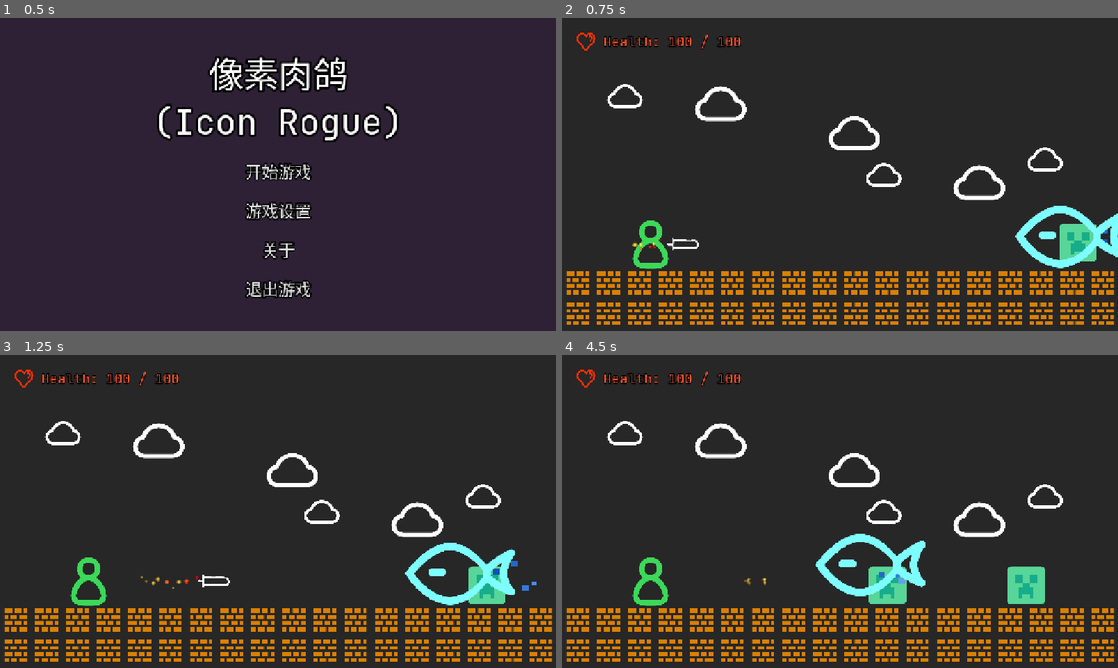
Above: before the commit, frames 1-4 (two rows, left to right).
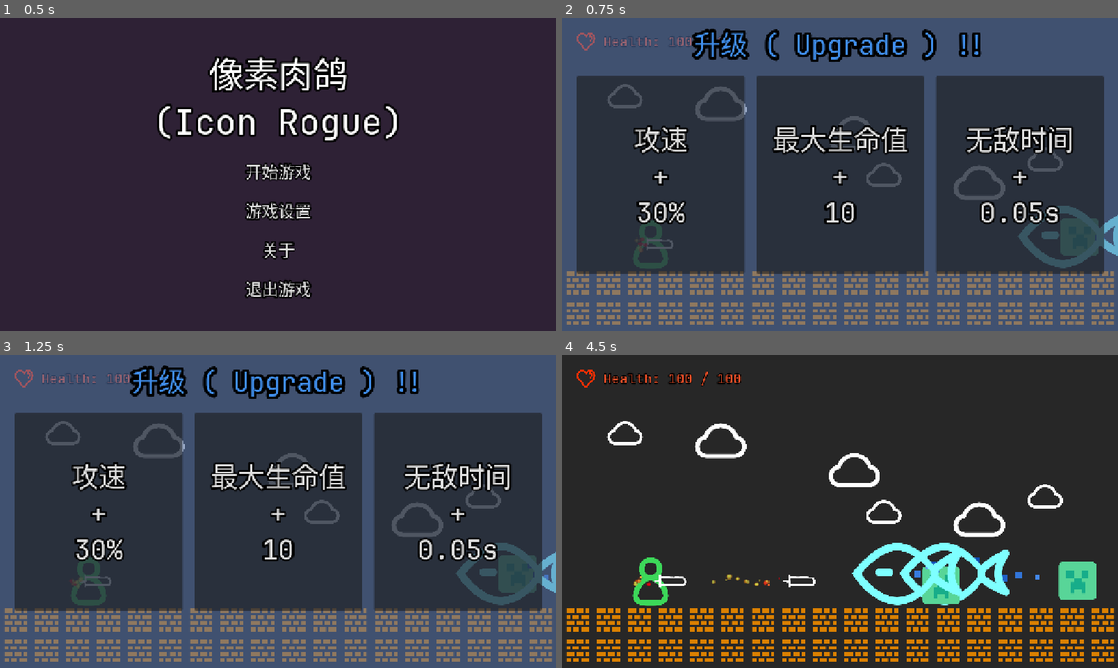
Above: after the commit, the same moments.

Repository: qingzhixing/Icon-Rogue
Game: Godot game, scene res://scene/start_page.tscn
The game is run twice, just before and just after one commit, with the same random seed, the same clock (stepped at 60 frames per second) and the same inputs.
Inputs (mouse positions are in pixels of both pictures, inside the frame that each line leads up to):
- Up to frame 1 (0.5 s): no input
- Up to frame 2 (0.75 s): click "开始游戏" at 0.5 s
- Up to frame 3 (1.25 s): no input
- Up to frame 4 (4.5 s): click (662, 511) at 1.25 s, where only the run after the commit has a clickable "攻速 + 30%"

Frame 1 is identical in both runs. In frame 2, 52% of the frame differs, in the area x 0-100%, y 0-100%; in frame 3, 53%; in frame 4, 5.9%.

Commit message:
🕍 调整升级条件,怪物主动技能死亡不可以计入升级击杀怪物数

Diff:
--- a/prefabs/node2d_spawner.tscn
+++ b/prefabs/node2d_spawner.tscn
@@ -14,5 +14,6 @@
 instance_life_time_sec = 5.0
 
 [node name="Spawn Timer" type="Timer" parent="."]
+wait_time = 0.5
 
 [connection signal="timeout" from="Spawn Timer" to="." method="_on_spawn_timer_timeout"]
--- a/prefabs/sprite/entity/player/player.tscn
+++ b/prefabs/sprite/entity/player/player.tscn
@@ -24,6 +24,7 @@
 [node name="EntityData" type="Node" parent="."]
 script = ExtResource("2_hcyir")
 knockback_velocity = Vector2(400, -300)
+invincible = true
 
 [node name="CollisionShape2D" type="CollisionShape2D" parent="."]
 shape = SubResource("CapsuleShape2D_i8ryp")
--- a/scene/game_scene.tscn
+++ b/scene/game_scene.tscn
@@ -67,18 +67,21 @@
 [node name="HBoxContainer" type="HBoxContainer" parent="HoverUI/Game State Overlay/VBoxContainer"]
 layout_mode = 2
 
-[node name="TextureRect" type="TextureRect" parent="HoverUI/Game State Overlay/VBoxContainer/HBoxContainer"]
+[node name="HBoxContainer" type="HBoxContainer" parent="HoverUI/Game State Overlay/VBoxContainer/HBoxContainer"]
+layout_mode = 2
+
+[node name="TextureRect" type="TextureRect" parent="HoverUI/Game State Overlay/VBoxContainer/HBoxContainer/HBoxContainer"]
 modulate = Color(1, 0.184314, 0, 1)
 layout_mode = 2
 texture = ExtResource("1_djtiv")
 expand_mode = 2
 
-[node name="VSeparator" type="VSeparator" parent="HoverUI/Game State Overlay/VBoxContainer/HBoxContainer"]
+[node name="VSeparator" type="VSeparator" parent="HoverUI/Game State Overlay/VBoxContainer/HBoxContainer/HBoxContainer"]
 layout_mode = 2
 theme_override_constants/separation = 9
 theme_override_styles/separator = SubResource("StyleBoxEmpty_5w0dq")
 
-[node name="Player Health" type="Label" parent="HoverUI/Game State Overlay/VBoxContainer/HBoxContainer"]
+[node name="Player Health" type="Label" parent="HoverUI/Game State Overlay/VBoxContainer/HBoxContainer/HBoxContainer"]
 layout_mode = 2
 theme = ExtResource("2_ouui0")
 theme_override_colors/font_color = Color(1, 0.333333, 0.164706, 1)
@@ -316,6 +319,7 @@
 text = "Back"
 
 [node name="Upgrade Menu Overlay" type="Control" parent="HoverUI"]
+visible = false
 layout_mode = 3
 anchors_preset = 0
 offset_right = 1152.0
@@ -429,6 +433,12 @@
 [node name="Player" parent="." instance=ExtResource("2_1tamk")]
 unique_name_in_owner = true
 position = Vector2(-393, 144)
+
+[node name="Fish" parent="." instance=ExtResource("10_x8u7y")]
+position = Vector2(1136, 158)
+
+[node name="EntityData" parent="Fish" index="3"]
+invincible = true
 
 [node name="Map Elements" type="Node2D" parent="."]
 z_index = -5
@@ -636,3 +646,5 @@
 [connection signal="pressed" from="HoverUI/Upgrade Menu Overlay/MarginContainer/HBoxContainer/MarginContainer/VBoxContainer/Button_Left" to="HoverUI" method="_on_upgrade_button_pressed" binds= [0]]
 [connection signal="pressed" from="HoverUI/Upgrade Menu Overlay/MarginContainer/HBoxContainer/MarginContainer2/VBoxContainer2/Button_Mid" to="HoverUI" method="_on_upgrade_button_pressed" binds= [1]]
 [connection signal="pressed" from="HoverUI/Upgrade Menu Overlay/MarginContainer/HBoxContainer/MarginContainer3/VBoxContainer3/Button_Right" to="HoverUI" method="_on_upgrade_button_pressed" binds= [2]]
+
+[editable path="Fish"]
--- a/script/entity/enemy/creeper.gd
+++ b/script/entity/enemy/creeper.gd
@@ -14,6 +14,7 @@
 
 
 func on_death() -> void:
+	GameStatistics.killed_enemy_count += 1;
 	GameStatistics.dead_enemy_count += 1;
 	SoundPlayer.play_sfx("enemy/creeper/death.ogg");
 	queue_free()
@@ -37,4 +38,5 @@
 	get_parent().add_child(explode)
 	explode.do_explode(entity_data)
 	explode.position = position
+	GameStatistics.killed_enemy_count -= 1; # 自爆不算玩家击杀
 	on_death()
--- a/script/entity/enemy/fish.gd
+++ b/script/entity/enemy/fish.gd
@@ -27,6 +27,7 @@
 
 func on_death() -> void:
 	GameStatistics.dead_enemy_count += 1;
+	GameStatistics.killed_enemy_count += 1;
 	SoundPlayer.play_sfx("enemy/fish/fish_died" + str(randi() % 2 + 1) + ".ogg");
 	_disapearing = true;
 	queue_free_timer.start();
--- a/script/entity/player/player_controller.gd
+++ b/script/entity/player/player_controller.gd
@@ -7,6 +7,7 @@
 @onready var injured_effect: InjuredEffect = $"Injured Effect"
 @onready var particle_injured_spawner: Node2DSpawner = $"Particle Injured Spawner"
 @onready var invincible_timer: Timer = $"Invincible Timer"
+@onready var level: int = 0;
 
 func _ready():
 	hover_ui.update_player_health_display(entity_data);
@@ -38,6 +39,10 @@
 	entity_data.invincible = true;
 	invincible_timer.start();
 
+func level_upgrade():
+	level += 1;
+	hover_ui.update_player_health_display(entity_data);
+
 func respawn():
 	entity_data.health = entity_data.max_health;
 	hover_ui.update_player_health_display(entity_data);
--- a/script/game_control/global control/game_statistics.gd
+++ b/script/game_control/global control/game_statistics.gd
@@ -1,2 +1,3 @@
 extends Node
 var dead_enemy_count: int = 0;
+var killed_enemy_count: int = 0;
--- a/script/game_control/in game control/game_controller.gd
+++ b/script/game_control/in game control/game_controller.gd
@@ -13,8 +13,8 @@
 	if _in_dead_process && Input.is_action_just_pressed("respawn_key"):
 		_in_dead_process = false;
 		do_restart();
-	if GameStatistics.dead_enemy_count % 3 == 0 && GameStatistics.dead_enemy_count != 0:
-		GameStatistics.dead_enemy_count = 0;
+	if GameStatistics.killed_enemy_count >= player.level * 3:
+		player.level_upgrade();
 		GameStopper.set_game_stopped(true);
 		hover_ui.display_upgrade_menu();
 
@@ -57,6 +57,7 @@
 	elif button_id == 1:
 		player.entity_data.max_health += 10;
 		player.entity_data.health += 10;
+		hover_ui.update_player_health_display(player.entity_data);
 	elif button_id == 2:
 		player.invincible_timer.wait_time += 0.05;
 	GameStatistics.dead_enemy_count = 0;
--- a/script/game_control/in game control/hover_ui_controller.gd
+++ b/script/game_control/in game control/hover_ui_controller.gd
@@ -2,7 +2,7 @@
 
 class_name UIController
 
-@onready var _health_label: Label = $"Game State Overlay/VBoxContainer/HBoxContainer/Player Health"
+@onready var _health_label: Label = $"Game State Overlay/VBoxContainer/HBoxContainer/HBoxContainer/Player Health"
 @onready var _game_over_overlay: Control = $"Game Over Overlay"
 @onready var _game_state_overlay: MarginContainer = $"Game State Overlay"
 @onready var _game_menu_overlay: Control = $"Game Menu Overlay"
